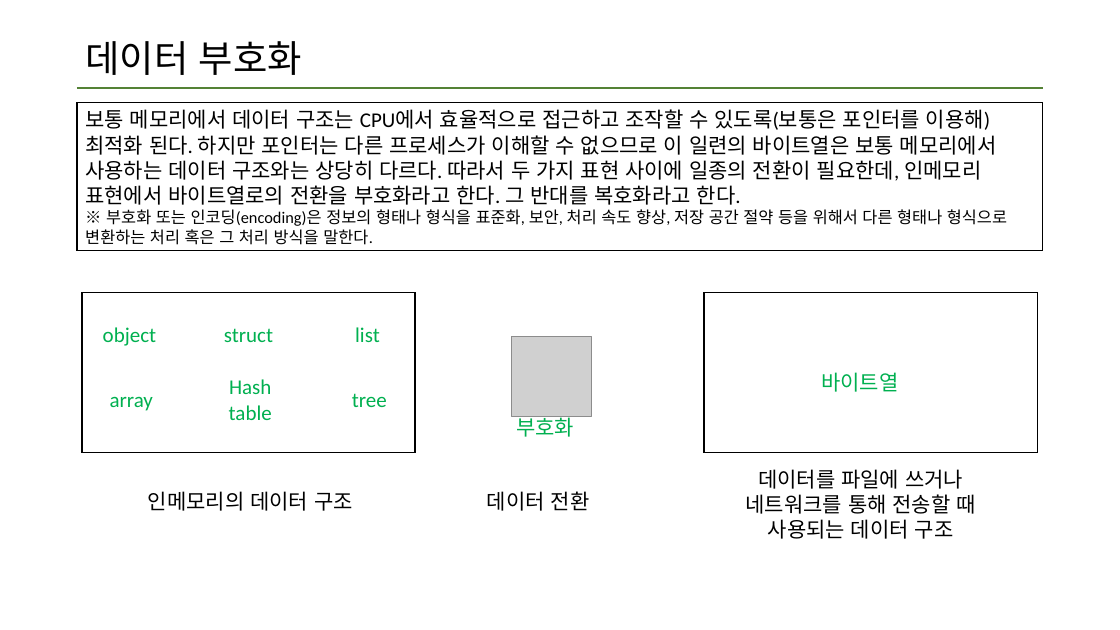
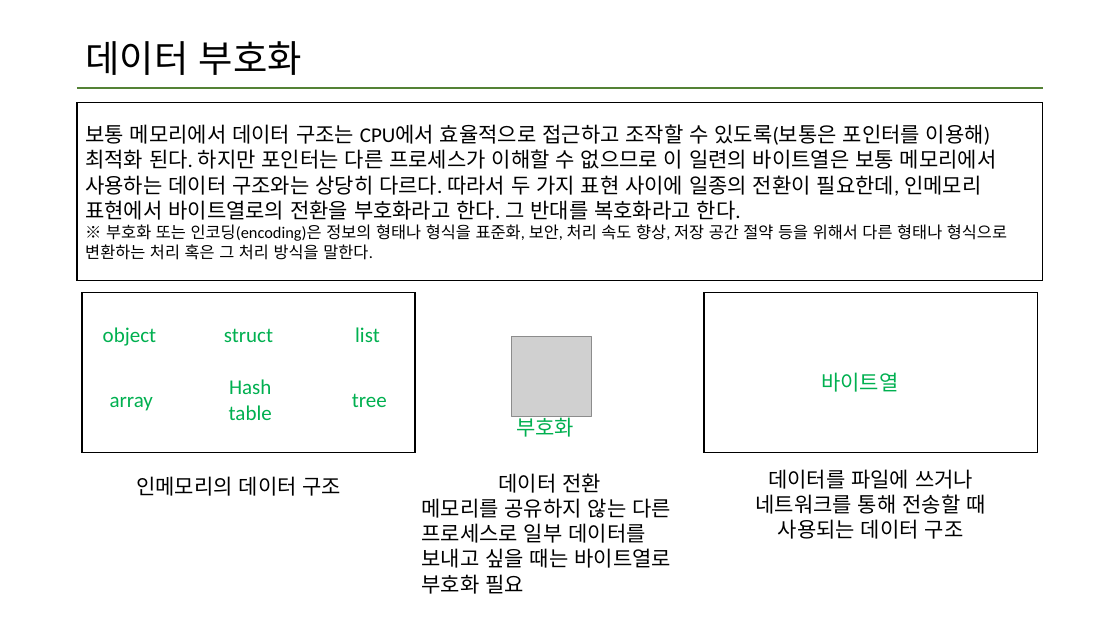
Before and after one commit to data-system-wiki/designing-data-intensive-applications, a slide deck: slide 4 of resources/chapter 4 summary.pptx (slide 3 before the commit). Drawn at 1120x630 pixels with LibreOffice and Linux fonts; fonts in the diff are those of the drawing; grey boxes stand for pictures. Boxes give left, top, right and bottom in pixels: in the first picture for what was removed or moved away, otherwise in the second. Text is boxed around its words. In the diff, an @@ line names an element or a change of style, - is before the commit and + after.

Commit message:
4장 3차 업데이트

```diff
--- a/resources/chapter 4 summary.pptx
+++ b/resources/chapter 4 summary.pptx
@@ rectangle "보통 메모리에서 데이터 구조는 CPU에서 ...": place and size @@
-rectangle "보통 메모리에서 데이터 구조는 CPU에서 ..." at <box>77,103,1044,250</box>
+rectangle "보통 메모리에서 데이터 구조는 CPU에서 ..." at <box>77,103,1044,281</box>
@@ text "인메모리의 데이터 구조": place and size @@
-text "인메모리의 데이터 구조" at <box>148,491,353,511</box>
+text "인메모리의 데이터 구조" at <box>136,476,342,496</box>
@@ text "데이터 전환": place and size @@
-text "데이터 전환" at <box>487,491,590,511</box>
+text "데이터 전환" at <box>422,473,671,594</box>
@@ text "데이터를 파일에 쓰거나 네트워크를 통해 ...": place and size @@
-text "데이터를 파일에 쓰거나 네트워크를 통해 ..." at <box>746,469,975,539</box>
+text "데이터를 파일에 쓰거나 네트워크를 통해 ..." at <box>756,469,985,539</box>
@@ text at <box>422,498,671,594</box>: paragraph added @@
+메모리를 공유하지 않는 다른 프로세스로 일부 데이터를 보내고 싶을 때는 바이트열로 부호화 필요
```
Also in this commit, not shown: 7 other slides changed, 2 slides added, 2 slides removed.
